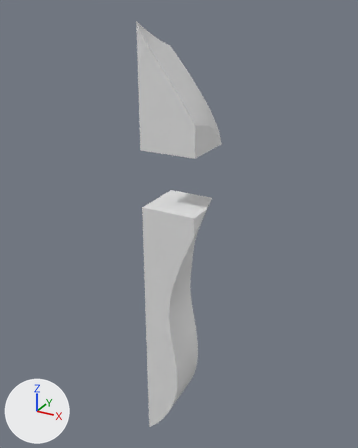
What one commit did to the glTF model assets/terrain/surface_pieces/surf_42_4.glb.
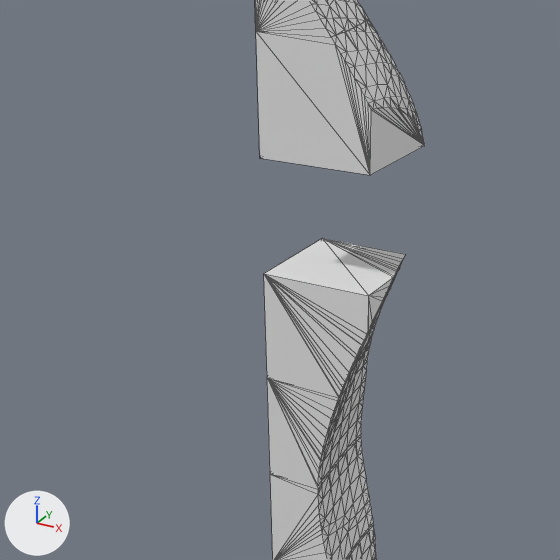
Old and new are each drawn whole from a 50 mm lens placed at (121.8, 51.9, -9.2), pointed at (101.7, 88.4, -27.5) and again close up on the part from 3% to 81% of the width and 16% to 78% of the height. Arrows for +X, +Y and +Z are at lower left; the lights stay in place. The older version's two pictures come first. The close-ups show mesh edges as thin lines. Where no turn or scale is listed for an object, it has been applied to the vertices.

The scene before the commit, as lines of its bpy script (objects in view):
```python
me_layer_1 = bpy.data.meshes.new('layer_1')
me_layer_1.from_pydata(...)  # 94 vertices, 184 faces; spans x 100.0..105.0, y 85.0..90.0, z -20.0..-15.0
me_layer_3 = bpy.data.meshes.new('layer_3')
me_layer_3.from_pydata(...)  # 99 vertices, 194 faces; spans x 100.0..105.0, y 85.0..90.0, z -30.0..-25.0
me_layer_4 = bpy.data.meshes.new('layer_4')
me_layer_4.from_pydata(...)  # 87 vertices, 170 faces; spans x 100.0..103.63, y 85.0..90.0, z -35.0..-30.0
ob_layer_1 = bpy.data.objects.new('layer_1', me_layer_1)
ob_layer_1.location = (0.0, 0.0, 0.0)
ob_layer_3 = bpy.data.objects.new('layer_3', me_layer_3)
ob_layer_3.location = (0.0, 0.0, 0.0)
ob_layer_4 = bpy.data.objects.new('layer_4', me_layer_4)
ob_layer_4.location = (0.0, 0.0, 0.0)
# also in view: 'layer_0' at (101.7, 87.5, -12.6); 'layer_5' at (101.6, 87.5, -37.5)
```
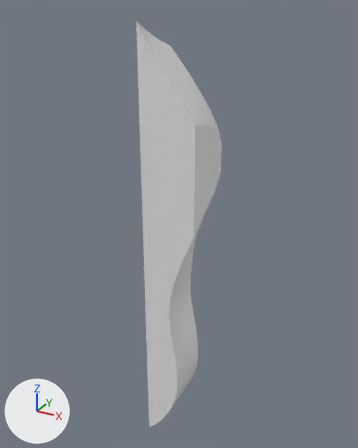
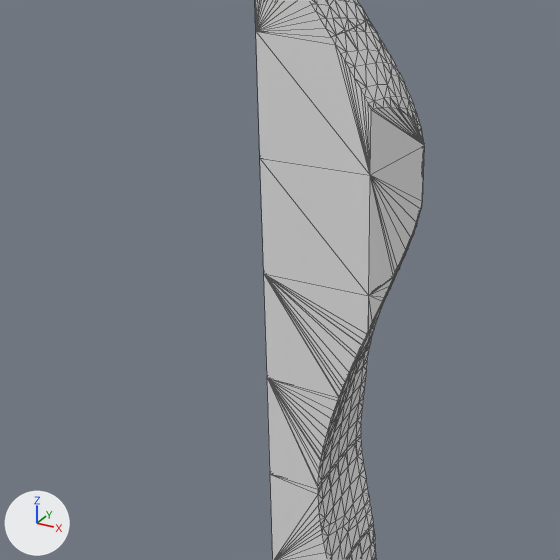
Changed parts and their boxes [x1, y1, x2, y2] in the close-ups (560 x 560 px):
'layer_2', added
    after: [260, 146, 425, 296]

What the commit changed:
Mesh me_layer_2 is new.
It has 36 vertices, 68 faces and spans x 100.0..105.0, y 85.0..90.0, z -25.0..-20.0.
Object 'layer_2' (ob_layer_2) is new; it shows me_layer_2.
Its location is (0.0, 0.0, 0.0).
